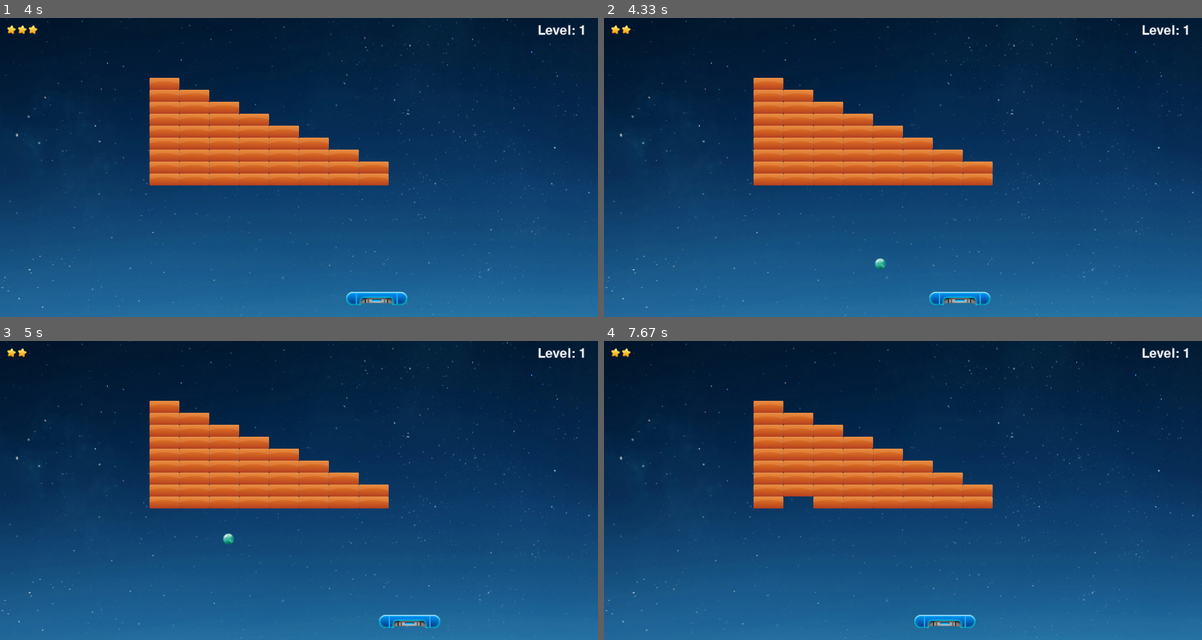
Above: before the commit, frames 1-4 (two rows, left to right).
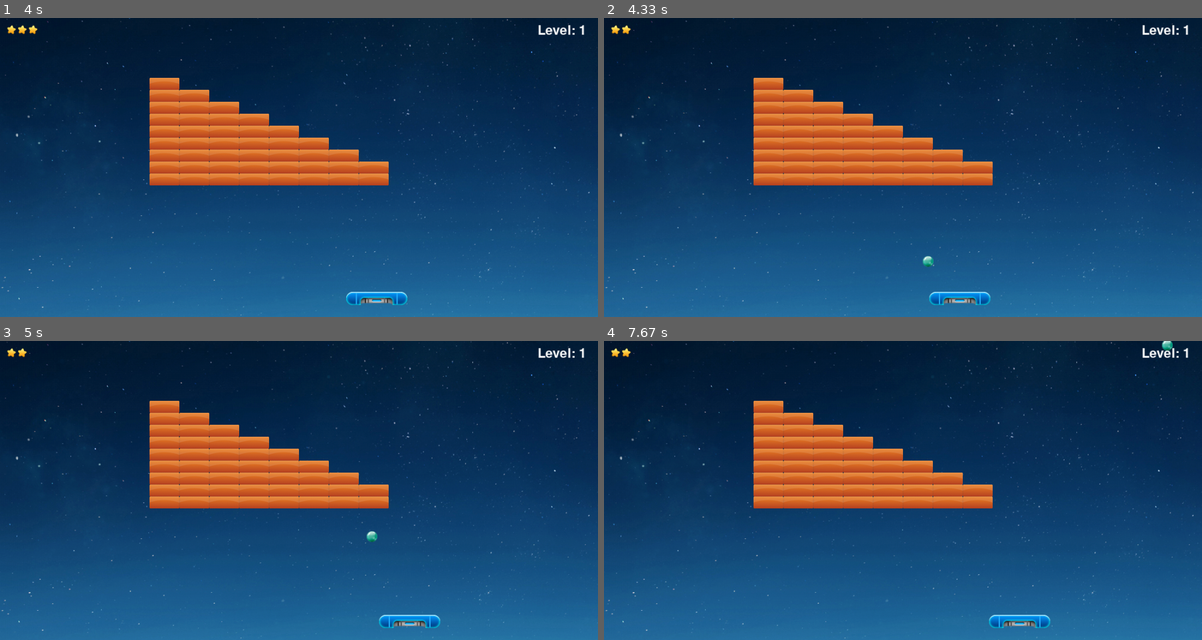
Above: after the commit, the same moments.

Repository: wtraceback/Pygame-Practice
Game: pygame game, started from Arkanoid/main.py
Two runs of this game, one before a commit and one after it. Both use one fixed random seed, a clock stepped at 60 frames per second and the inputs below.
Inputs:
- Up to frame 1 (4 s): tap Space at 0.33, 0.73, 1.03, 1.23, 1.53, 1.73, 2.03, 2.3, 2.6, 2.73, 3.03, 3.4, 3.7, 3.9 s; hold Right 0.67-1.13 s; hold Right 1.17-1.63 s; hold Left 1.67-2.2 s; hold Left 2.23-2.63 s; hold Right 2.67-3.3 s; hold Left 3.33-3.8 s; hold Right from 3.83 s (still down)
- Up to frame 2 (4.33 s): tap Space at 4.2 s; release Right at 4.3 s
- Up to frame 3 (5 s): hold Right 4.33-4.8 s; tap Space at 4.4, 4.7, 4.9 s; hold Left from 4.83 s (still down)
- Up to frame 4 (7.67 s): tap Space at 5.2, 5.47, 5.77, 5.9, 6.2, 6.57, 6.87, 7.07, 7.37, 7.57 s; release Left at 5.37 s; hold Left 5.4-5.8 s; hold Right 5.83-6.47 s; hold Left 6.5-6.97 s; hold Right 7-7.47 s; hold Right from 7.5 s (still down)

Frame 1 is identical in both runs. In frame 2, 0.1% of the frame differs, in the area x 45-56%, y 79-84%; in frame 3, 0.1%; in frame 4, 1.1%, in the area x 30-96%, y 0-96%.

Commit message:
弹球每次出界后，都要重置其最开始的弹射方向

Diff:
--- a/Arkanoid/game_functions.py
+++ b/Arkanoid/game_functions.py
@@ -111,7 +111,7 @@
 
     # 弹球出界后，重置游戏
     if ball.rect.top > sets.screen_height:
-        ball_out_of_game(stats, baffle, ball, level_board, music)
+        ball_out_of_game(sets, stats, baffle, ball, level_board, music)
 
     # 检测弹球与挡板的碰撞
     if collided(ball, baffle):
@@ -145,7 +145,7 @@
     create_brick_group(sets, stats, screen)
 
 
-def ball_out_of_game(stats, baffle, ball, level_board, music):
+def ball_out_of_game(sets, stats, baffle, ball, level_board, music):
     """弹球出界后，重置游戏"""
     if stats.life_left > 0:
         # 游戏可用的生命数减一
@@ -155,6 +155,9 @@
         # 初始化挡板和弹球的位置
         baffle.center_baffle()
         ball.reset_ball()
+
+        # 恢复弹球最开始的移动方向
+        sets.init_dynamic_sets()
 
         # 暂停 0.5 秒
         sleep(0.5)
